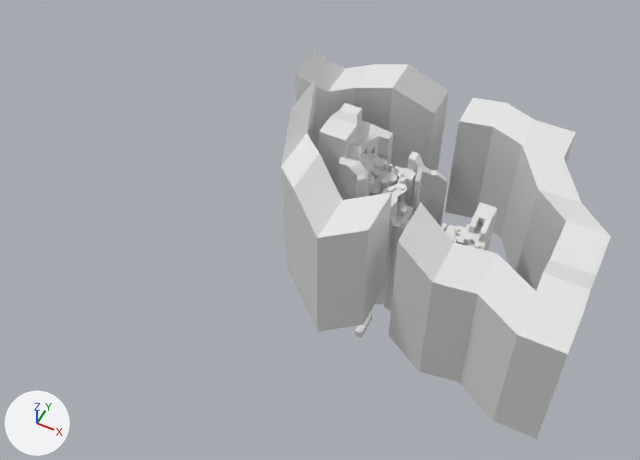
Two versions of the FBX model Assets/Blender/Environments/05-daisclimb-environment.fbx, one commit apart.
Camera for both pictures: a camera (50 mm lens) standing at (444.0, -2116.0, 2331.0) and looking at (-531.0, -166.0, -106.0). The lights are fixed; the arrows at lower left show +X, +Y and +Z. The older version comes first. Vertices at exactly the same position are counted once.

Objects in the first picture: 'DaisClimbEnviornmentGround', 'DaisClimbEnvironmentBG', 'DaisClimbEnvironmentBuilding', 'DaisClimbEnvironmentSpikes' and 2 more.
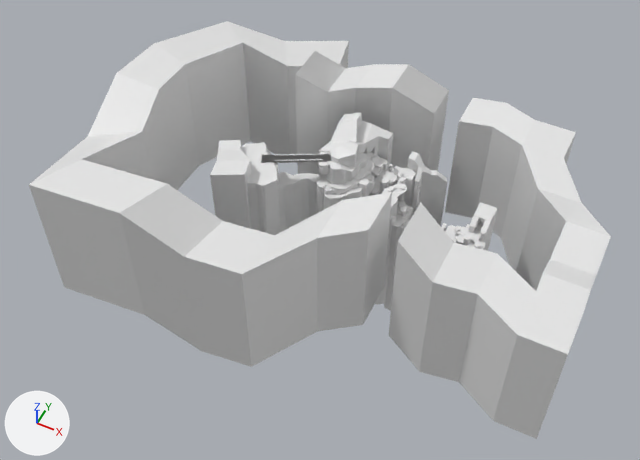
Boxes [x1, y1, x2, y2] around the edits, measured in the pictures (640 x 460 px; the box of a moved part takes in the faces that stretch with it):
'DaisClimbEnvironmentBG', reshaped (76% wider, 8% taller)
    before: [281, 51, 611, 439]
    after: [29, 21, 611, 439]
'DaisClimbEnvironmentSpikes', reshaped (61% wider)
    before: [319, 103, 497, 305]
    after: [210, 113, 497, 305]
'DaisClimbEnviornmentGround', reshaped
    before: [361, 152, 483, 311]
    after: [241, 142, 483, 311]
'DaisClimbEnvironmentBuilding', reshaped, moved, turned
    before: [355, 314, 372, 338]
    after: [262, 154, 331, 163]
part 1 of me_cube_004, added
    after: [241, 142, 280, 235]
part 2 of me_cube_004, cut back (mostly hidden before)
    before: [361, 154, 410, 311]
    after: [316, 152, 410, 311]
part 3 of me_cube_011, added
    after: [210, 140, 319, 232]
part 4 of me_cube_011, moved or reshaped
    before: [319, 103, 368, 200]
    after: [319, 113, 364, 209]
part 5 of me_cylinder, added
    after: [262, 154, 331, 163]
part 6 of me_cylinder, deleted
    before: [355, 314, 372, 338]
part 7 of me_cube_005, built on
    before: [281, 80, 342, 330]
    after: [29, 21, 349, 367]

Patch to the scene script:
```diff
--- a/Assets/Blender/Environments/05-daisclimb-environment.fbx.py
+++ b/Assets/Blender/Environments/05-daisclimb-environment.fbx.py
@@ me_cube_011 @@
 # used by ob_daisclimbenvironmentspikes; location = (0.0, 0.0, 0.0)
-me_cube_011.from_pydata(...)  # 417 vertices, 304 faces; spans x -588.0..52.0, y -109.0..187.0, z -558.0..270.0
+me_cube_011.from_pydata(...)  # 508 vertices, 367 faces; spans x -929.0..52.0, y -362.0..187.0, z -558.0..222.0
+# me_cube_011 part 3: a new loose piece of 78 vertices spanning x -929.0..-571.0, y -362.0..-52.0, z -450.0..211.0, in mat_material (white #e7e7e7)
+# me_cube_011 part 4: 25 vertices moved from x -588.0..-416.0, y -78.0..148.0, z -328.0..270.0 to x -604.0..-411.0, y -80.0..148.0, z -430.0..222.0; 55 vertices removed from x -516.0..-394.0, y -109.0..31.0, z -350.0..270.0; 68 vertices added at x -557.0..-411.0, y -140.0..41.0, z -450.0..199.0
 me_cube_011.materials.append(mat_material)
@@ me_cube_004 @@
 # used by ob_daisclimbenviornmentground; location = (0.0, 0.0, 0.0)
-me_cube_004.from_pydata(...)  # 616 vertices, 580 faces; spans x -535.0..43.0, y -83.0..118.0, z -564.0..136.0
+me_cube_004.from_pydata(...)  # 1157 vertices, 872 faces; spans x -862.0..43.0, y -294.0..118.0, z -564.0..155.0
+# me_cube_004 part 1: a new loose piece of 100 vertices spanning x -862.0..-665.0, y -294.0..-82.0, z -348.0..152.0, in mat_material (white #e7e7e7)
+# me_cube_004 part 2: 2 vertices moved from x -509.0..-422.0, y -44.0, z -400.0..100.0 to x -510.0..-424.0, y -38.0, z -405.0..95.0; 53 vertices removed from x -509.0..-251.0, y -71.0..95.0, z -548.0..108.0; 437 vertices added at x -585.0..-251.0, y -130.0..96.0, z -548.0..155.0
+# other edits to the shape of me_cube_004 do not show in these pictures
 me_cube_004.materials.append(mat_material)
@@ me_cylinder @@
 # used by ob_daisclimbenvironmentbuilding; location = (-261.0, -108.0, -666.0)
-me_cylinder.from_pydata(...)  # 8 vertices, 6 faces; spans x -114.2..-82.8, y -52.7..52.7, z -15.7..15.7
+me_cylinder.from_pydata(...)  # 72 vertices, 68 faces; spans x -94.8..155.1, y -17.8..17.8, z -2.6..6.1
+# me_cylinder part 5: 72 vertices added at x -94.8..155.1, y -17.8..17.8, z -2.6..6.1
+# me_cylinder part 6: 8 vertices removed from x -114.2..-82.8, y -52.7..52.7, z -15.7..15.7
@@ me_cube_005 @@
 # used by ob_daisclimbenvironmentbg; location = (0.0, 0.0, 0.0)
-me_cube_005.from_pydata(...)  # 92 vertices, 86 faces; spans x -736.0..439.0, y -498.0..526.0, z -382.0..386.0
+me_cube_005.from_pydata(...)  # 120 vertices, 114 faces; spans x -1304.0..439.0, y -819.0..535.0, z -382.0..429.0
+# me_cube_005 part 7
+# 8 vertices are removed from x -668.0..-603.0, y -304.0..72.0, z -194.0..378.0
+# 9 faces are deleted
+# 4 vertices move from x -511.0, y -392.0..-210.0, z -173.0..327.0 to x -510.0..-495.0, y -729.0..-549.0, z -229.0..271.0
+# 18 vertices are added at x -1304.0..-658.0, y -819.0..535.0, z -294.0..-71.0
+# 18 new vertices lie (0.0, 0.0, 500.0) away from vertices in x -1304.0..-658.0, y -819.0..535.0, z -294.0..-71.0
+# 37 new faces join them
 me_cube_005.materials.append(mat_material)
@@ ob_daisclimbenvironmentbuilding @@
 ob_daisclimbenvironmentbuilding = bpy.data.objects.new('DaisClimbEnvironmentBuilding', me_cylinder)
-ob_daisclimbenvironmentbuilding.location = (-261.0, -108.0, -666.0)
+ob_daisclimbenvironmentbuilding.location = (-679.0, -119.0, 153.0)
+ob_daisclimbenvironmentbuilding.rotation_euler = (0.0, 0.0, 0.486)  # degrees (0, 0, 28)
```
